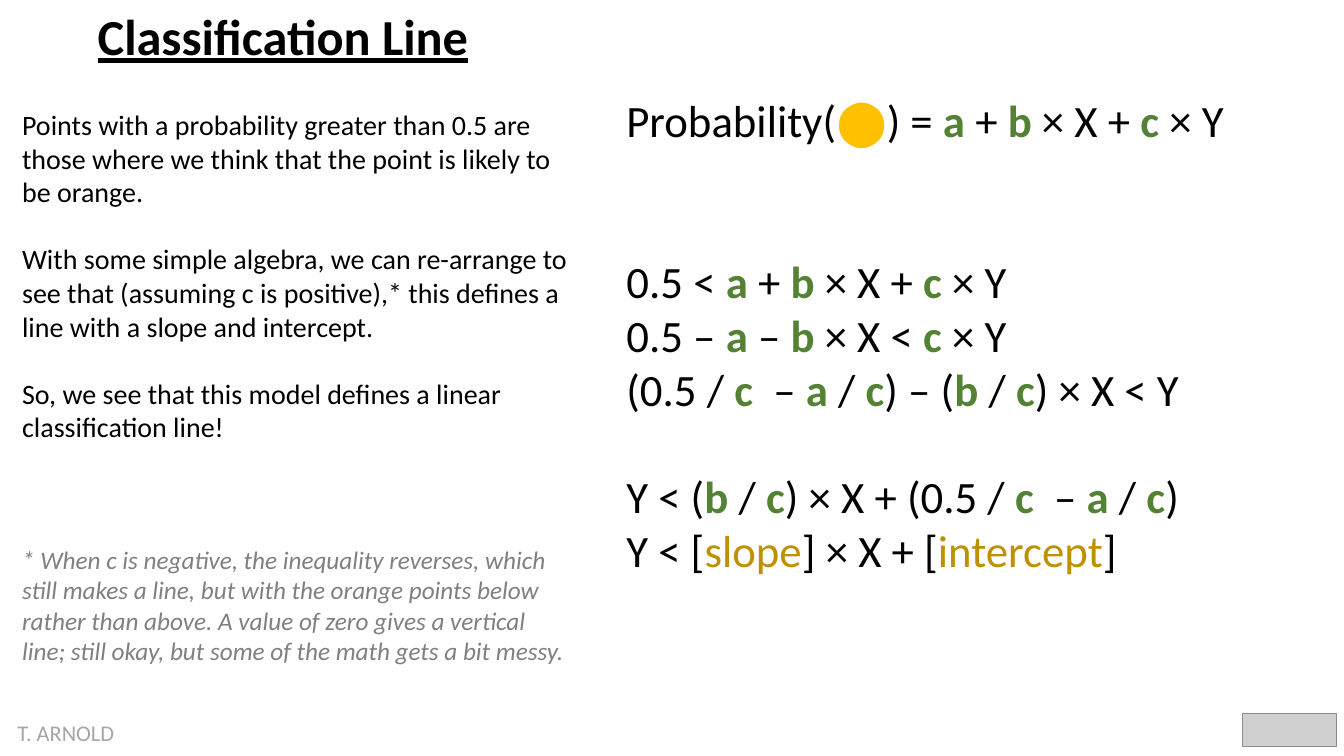
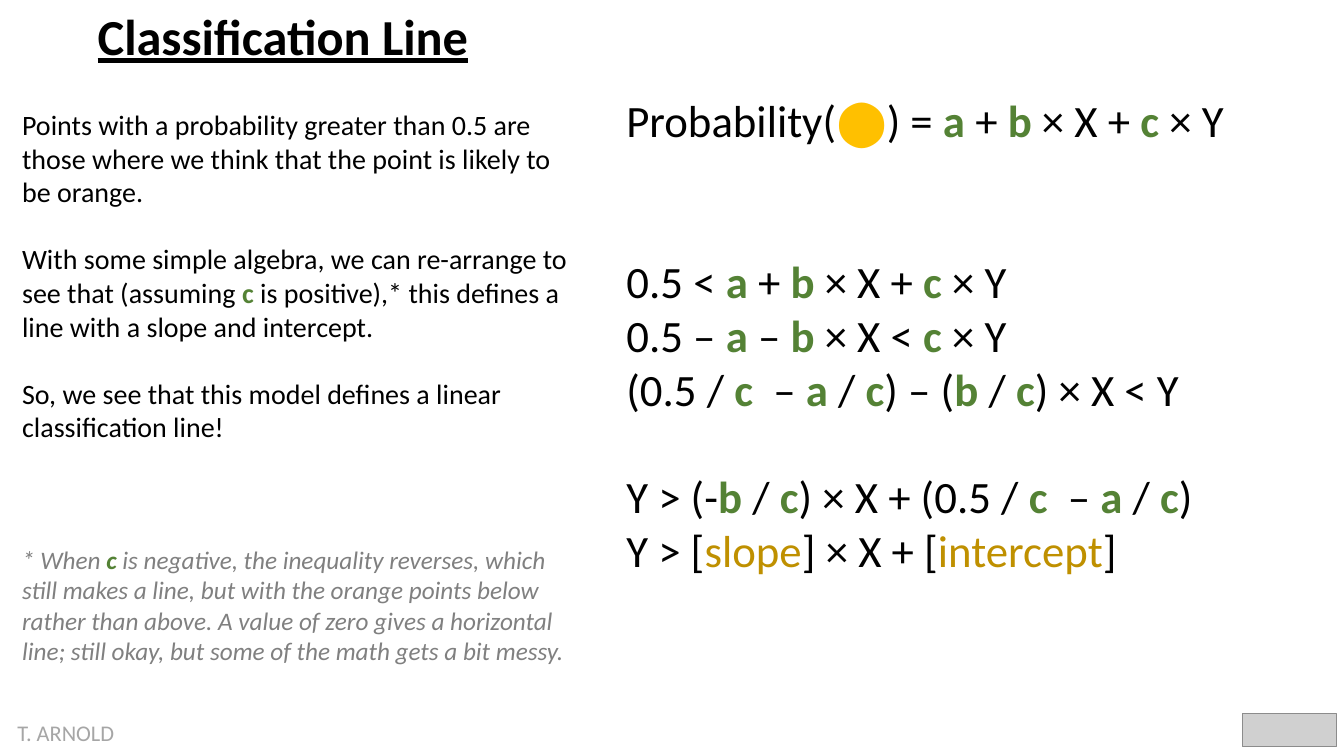
Before and after one commit to statsmaths/dsst389-s23, a slide deck: slide 16 of pslides/01_ml.pptx. Drawn at 1344x756 pixels with LibreOffice and Linux fonts; fonts in the diff are those of the drawing; grey boxes stand for pictures. Boxes give left, top, right and bottom in pixels: in the first picture for what was removed or moved away, otherwise in the second. Text is boxed around its words. In the diff, an @@ line names an element or a change of style, - is before the commit and + after.

```diff
--- a/pslides/01_ml.pptx
+++ b/pslides/01_ml.pptx
@@ text at [22,249,567,342]: text colour #000000 to #548235, bold on in "c" @@
@@ text at [626,480,1192,575]: text changed @@
-Y < (b / c) × X + (0.5 / c – a / c)
-Y < [slope] × X + [intercept]
+Y > (-b / c) × X + (0.5 / c – a / c)
+Y > [slope] × X + [intercept]
@@ text at [22,551,563,664]: text changed @@
-* When c is negative, the inequality reverses, which still makes a line, but with the orange points below rather than above. A value of zero gives a vertical line; still okay, but some of the math gets a bit messy.
+* When c is negative, the inequality reverses, which still makes a line, but with the orange points below rather than above. A value of zero gives a horizontal line; still okay, but some of the math gets a bit messy.
```
Also in this commit, not shown: 8 other slides changed, 5 other files.
